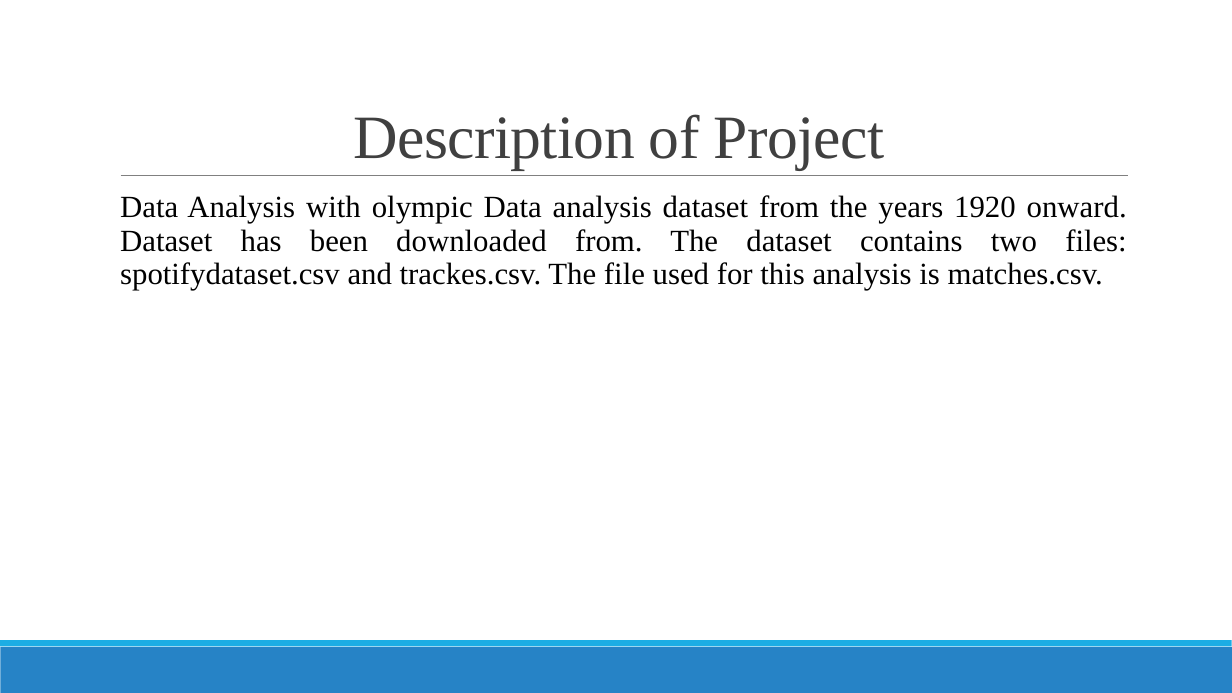
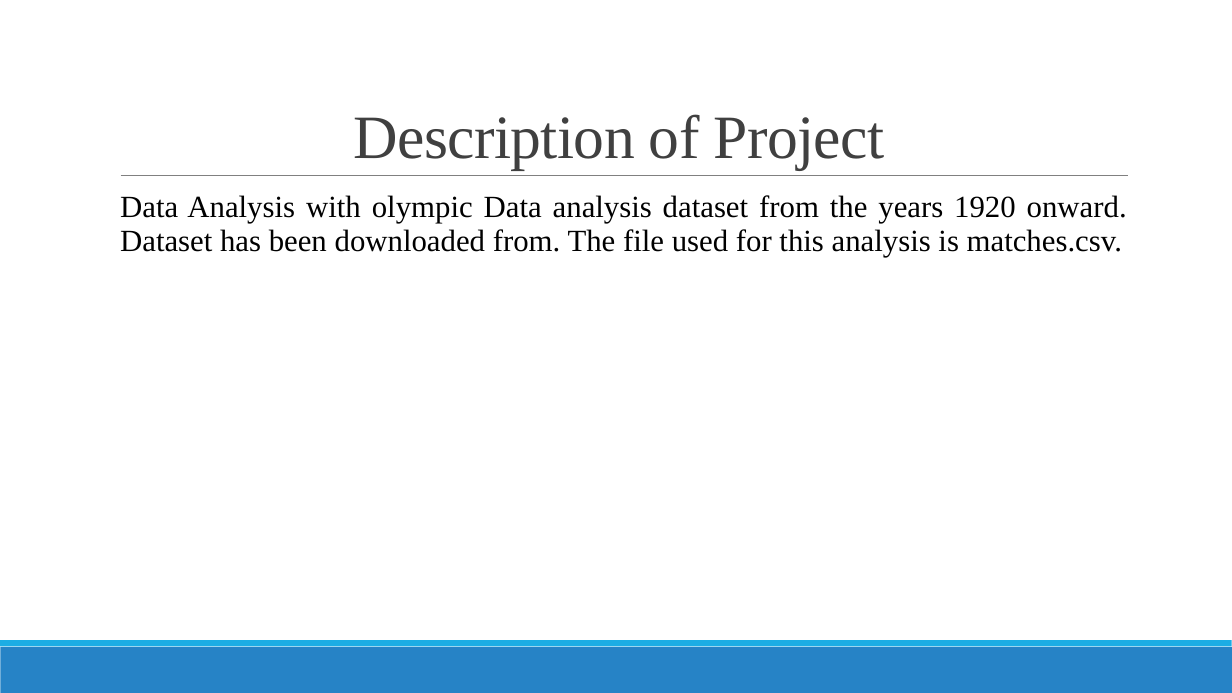
Before and after one commit to Patelhet8802/Olympic-data-analysis, a slide deck: slide 3 of olympicDataAnalysis.pptx. Drawn at 1232x693 pixels with LibreOffice and Linux fonts; fonts in the diff are those of the drawing. Boxes give left, top, right and bottom in pixels: in the first picture for what was removed or moved away, otherwise in the second. Text is boxed around its words. In the diff, an @@ line names an element or a change of style, - is before the commit and + after.

```diff
--- a/olympicDataAnalysis.pptx
+++ b/olympicDataAnalysis.pptx
@@ text at [120,195,1127,257]: text changed @@
-  Data Analysis with olympic Data analysis dataset from the years 1920 onward. Dataset has been downloaded from. The dataset contains two files: spotifydataset.csv and trackes.csv. The file used for this analysis is matches.csv.
+  Data Analysis with olympic Data analysis dataset from the years 1920 onward. Dataset has been downloaded from. The file used for this analysis is matches.csv.
```
